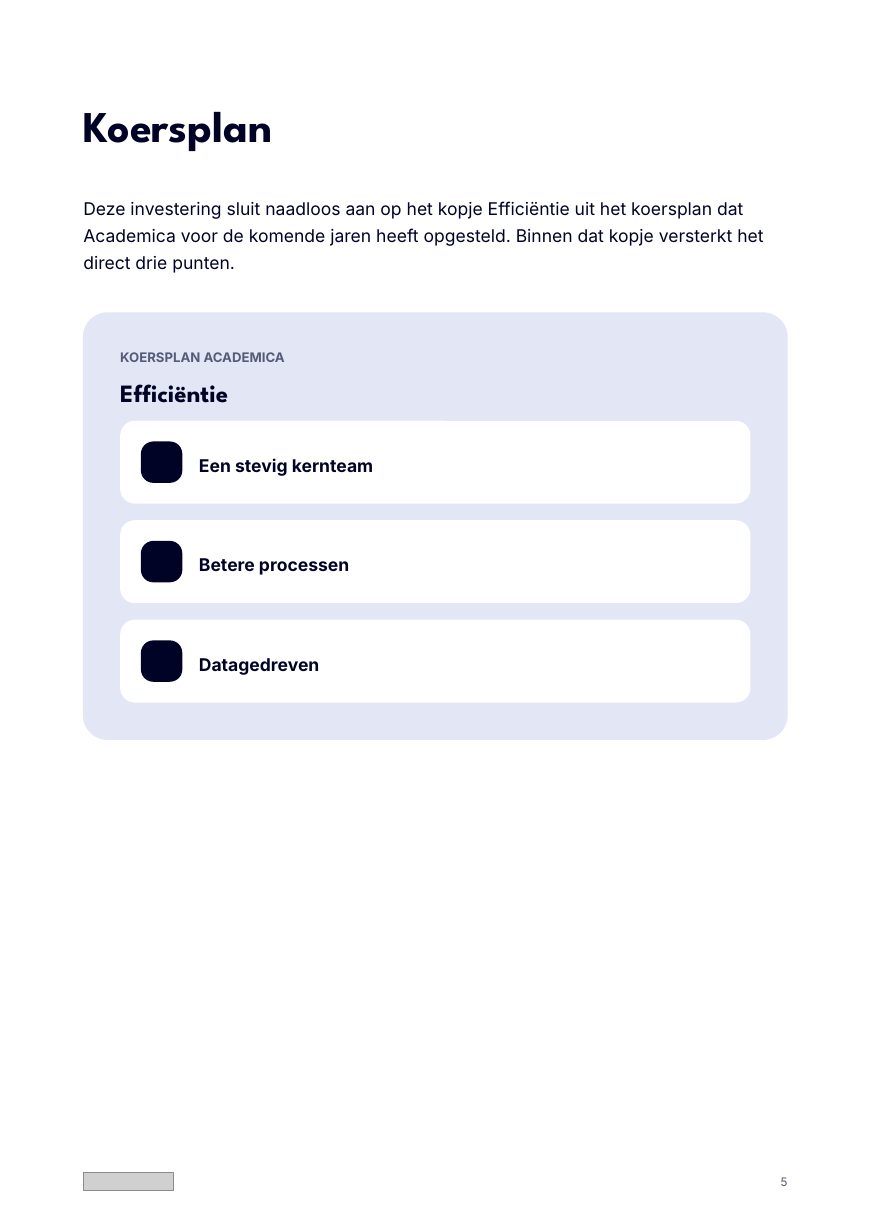
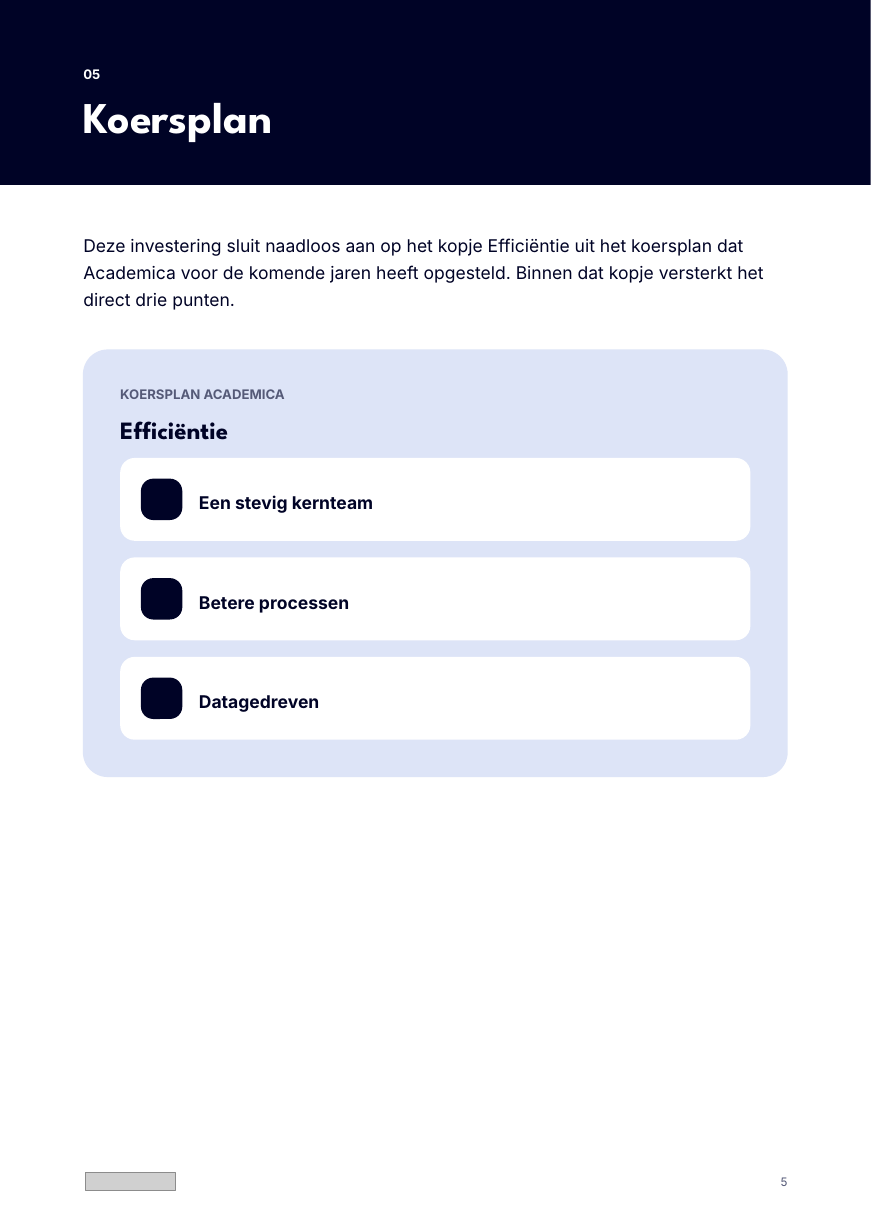
Before and after one commit to Dante-Eduface/Claude, a slide deck: slide 5 of Design/Concepts/document/eduface-document-bewerkbaar.pptx. Drawn at 871x1232 pixels with LibreOffice and Linux fonts; fonts in the diff are those of the drawing; grey boxes stand for pictures; background and template pictures are left out. Boxes give left, top, right and bottom in pixels: in the first picture for what was removed or moved away, otherwise in the second. Text is boxed around its words. In the diff, an @@ line names an element or a change of style, - is before the commit and + after.

```diff
--- a/Design/Concepts/document/eduface-document-bewerkbaar.pptx
+++ b/Design/Concepts/document/eduface-document-bewerkbaar.pptx
@@ rectangle added at [0,0,871,185], fill #000326 @@
@@ text added at [83,69,100,79], 9 pt, text #FFFFFF, bold @@
+05
@@ text "Koersplan": place and size @@
-text "Koersplan" at [83,111,272,151]
+text "Koersplan" at [83,102,272,142]
@@ text "Koersplan" at [83,102,272,142]: text colour #000326 to #FFFFFF @@
@@ 6 rounded rectangles, 5 texts: place and size @@
-6 rounded rectangles, 5 texts at [83,201,788,740]
+6 rounded rectangles, 5 texts at [83,238,788,777]
@@ rounded rectangle at [83,350,788,777]: fill #E3E6F4 to #DDE4F7 @@
@@ text "Betere processen": place and size @@
-text "Betere processen" at [199,558,349,575]
+text "Betere processen" at [199,596,349,613]
@@ rounded rectangle: place and size @@
-rounded rectangle at [120,619,750,702]
+rounded rectangle at [120,657,750,740]
```
Also in this commit, not shown: 5 other slides changed, 21 other files.
